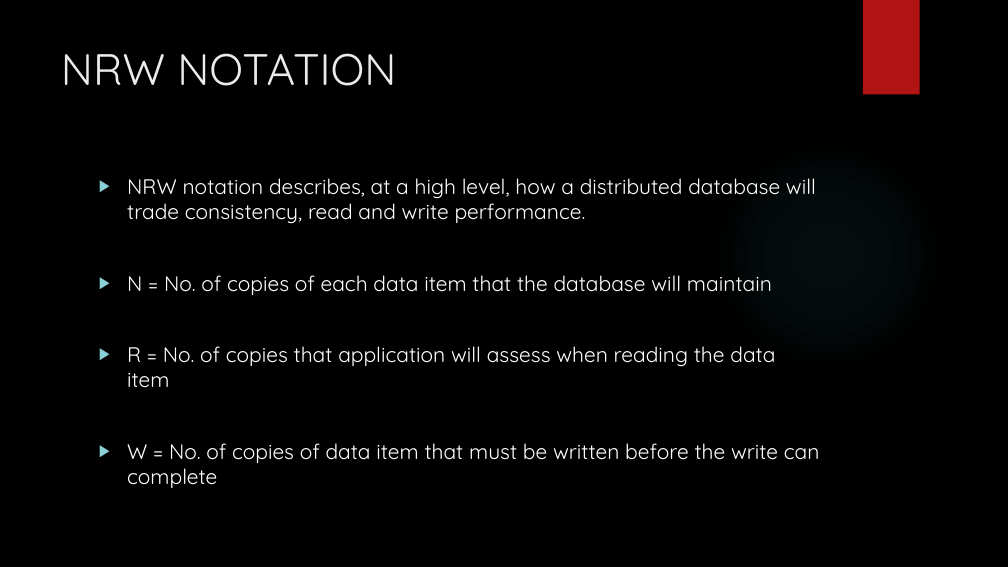
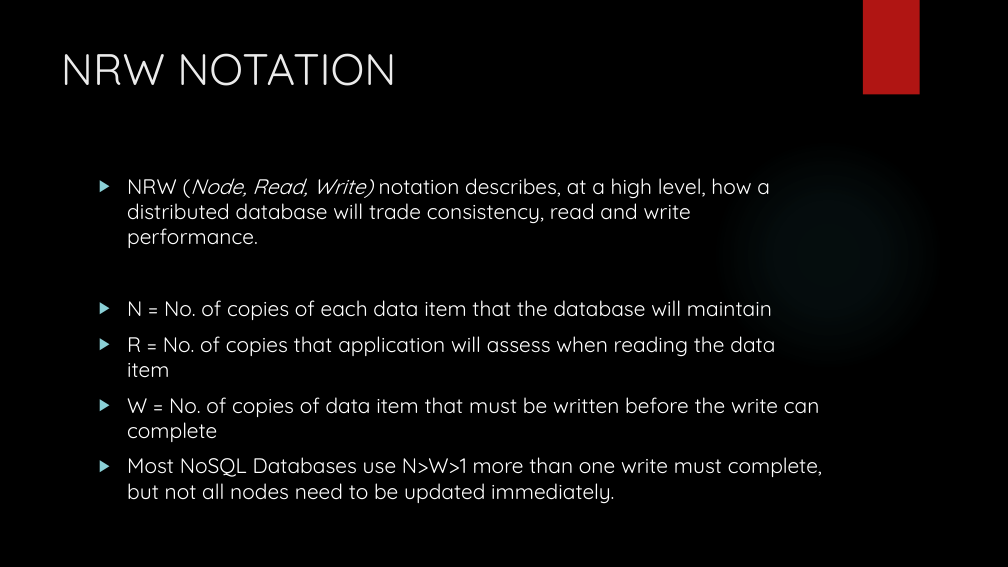
Before and after one commit to MaxWOU/cs364pptx, a slide deck: slide 4 of group6slidshow.pptx. Drawn at 1008x567 pixels with LibreOffice and Linux fonts; fonts in the diff are those of the drawing; background and template pictures are left out. Boxes give left, top, right and bottom in pixels: in the first picture for what was removed or moved away, otherwise in the second. Text is boxed around its words. In the diff, an @@ line names an element or a change of style, - is before the commit and + after.

```diff
--- a/group6slidshow.pptx
+++ b/group6slidshow.pptx
@@ text at [127, 178, 770, 248]: text changed @@
-▶ NRW notation describes, at a high level, how a distributed database will trade consistency, read and write performance.
+▶ NRW (Node, Read, Write) notation describes, at a high level, how a distributed database will trade consistency, read and write performance.
@@ text at [127, 457, 822, 503]: paragraph added @@
+▶ Most NoSQL Databases use N>W>1 more than one write must complete, but not all nodes need to be updated immediately.
```
Also in this commit, not shown: 3 other slides changed, 3 slides added.
